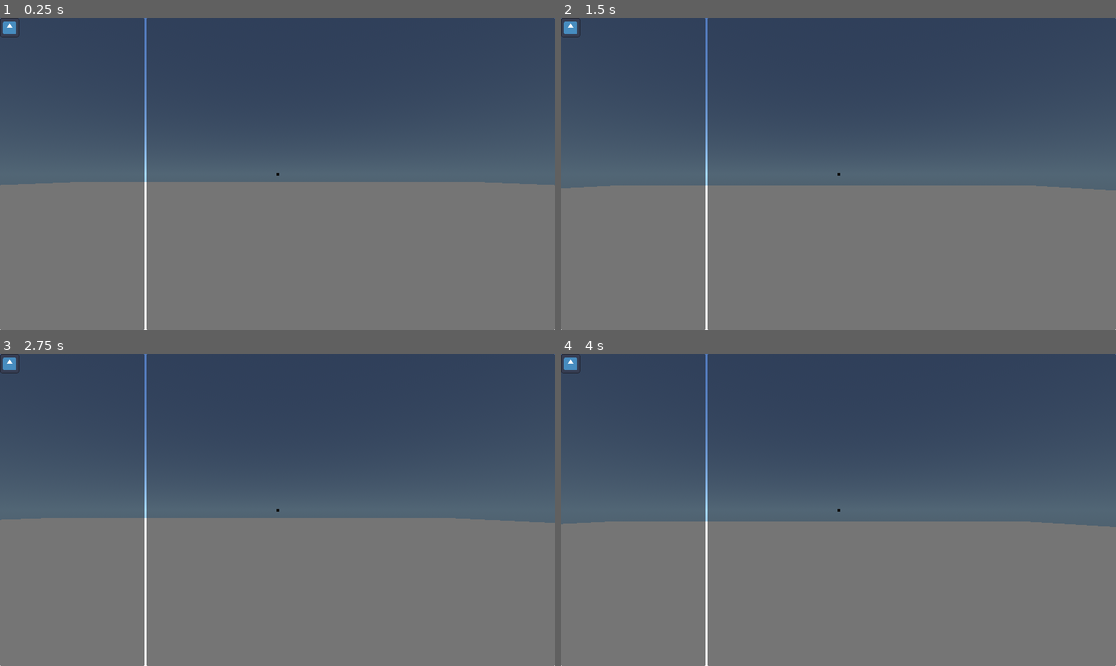
Above: before the commit, frames 1-4 (two rows, left to right).
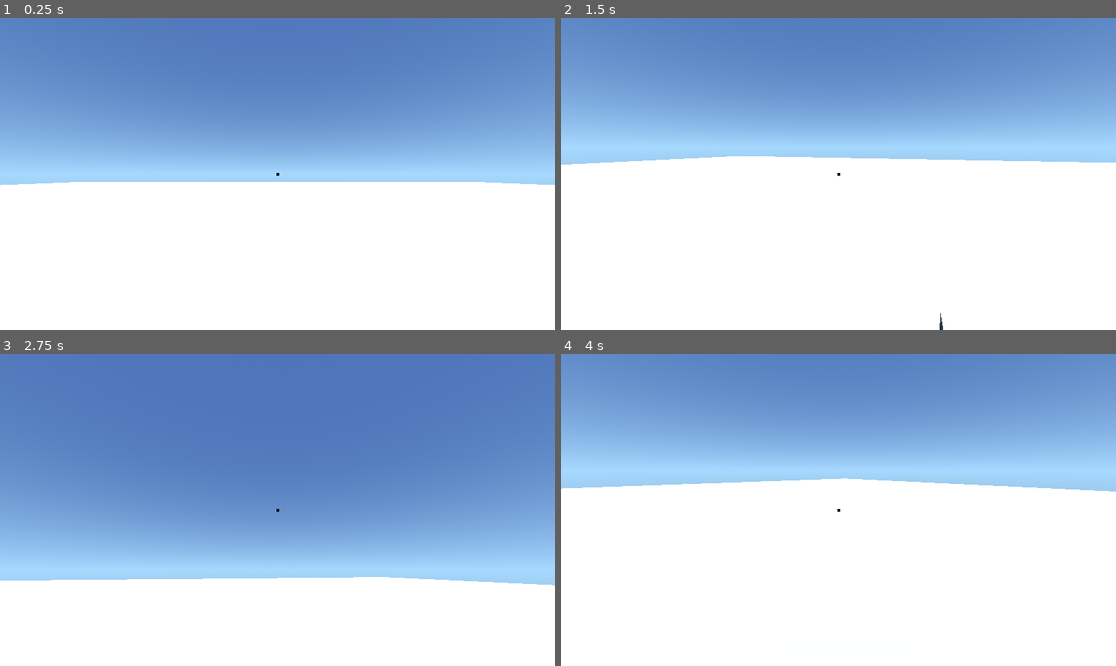
Above: after the commit, the same moments.

Repository: gb2dev/CraftMoon
Game: Godot game, scene res://world.tscn
Two runs of this game, one before a commit and one after it. Both use one fixed random seed, a clock stepped at 60 frames per second and the inputs below. The engine's default icon, where the game draws it, is replaced by a stand-in: a white triangle on a blue panel in a dark square.
Inputs (mouse positions are in pixels of both pictures, inside the frame that each line leads up to):
- Up to frame 1 (0.25 s): no input
- Up to frame 2 (1.5 s): tap Enter (ui_accept) at 0.5 s; move the mouse to (960, 158) at 0.52 s; hold D (move_right) 0.53-1.25 s; tap 1 (1) at 0.6 s; click (960, 158) at 0.67 s; tap Space (jump) at 0.77 s; tap 2 (2) at 0.8 s; drag from (727, 189) to (810, 236) at 1.27 s
- Up to frame 3 (2.75 s): tap Enter (ui_accept) at 2 s; move the mouse to (333, 441) at 2.02 s; hold D (move_right) from 2.03 s (still down); tap 3 (3) at 2.1 s; click (333, 441) at 2.3 s
- Up to frame 4 (4 s): release D (move_right) at 2.75 s; tap Enter (ui_accept) at 2.75, 3.5 s; drag from (810, 572) to (672, 463) at 2.77 s; move the mouse to (1005, 556) at 3.52 s; hold A (move_left) from 3.53 s (still down); tap E (object_properties, bound only before the commit) at 3.6 s; click (1005, 556) at 3.67 s; tap Space (jump) at 3.77 s; right-click (1005, 556) at 3.8 s

The runs differ from the first frame. In frame 1, 100% of the frame differs, in the area x 0-100%, y 0-100%; in frame 2, 100%; in frame 3, 100%; in frame 4, 100%.

Commit message:
Audio Gadget (WIP)

Diff:
--- a/editor.gd
+++ b/editor.gd
@@ -28,8 +28,12 @@
 
 # Called every frame. 'delta' is the elapsed time since the previous frame.
 func _process(_delta: float) -> void:
-	if Input.is_action_just_pressed("object_properties"):
-		object_properties.open(get_collider())
+	if Input.is_action_just_pressed("properties"):
+		for control: Control in get_tree().get_nodes_in_group("UI"):
+			if control.visible:
+				return
+
+		object_properties.toggle(get_collider())
 
 
 	# Object Builder Toggle
--- /dev/null
+++ b/gadget_properties.gd
@@ -0,0 +1,67 @@
+class_name GadgetProperties
+extends Panel
+
+
+const SOUND_SELECT = preload("res://sound_select.tscn")
+
+@onready var vbox := $VBoxContainer as VBoxContainer
+
+
+# Called when the node enters the scene tree for the first time.
+func _ready() -> void:
+	pass # Replace with function body.
+
+
+# Called every frame. 'delta' is the elapsed time since the previous frame.
+func _process(delta: float) -> void:
+	pass
+
+
+func open(type: StringName, gadget: Gadget) -> void:
+	for n: Node in vbox.get_children():
+		n.queue_free()
+
+	visible = true
+
+	var label := Label.new()
+	label.text = tr(type)
+	vbox.add_child(label)
+
+	match type:
+		&"AudioGadget":
+			const selected_sound_prefix = "Selected sound: "
+
+			var select_sound_label := Label.new()
+			select_sound_label.autowrap_mode = TextServer.AUTOWRAP_ARBITRARY
+			select_sound_label.text = selected_sound_prefix + gadget.get_meta(&"Sound", "None")
+			vbox.add_child(select_sound_label)
+
+			var file_dialog := FileDialog.new()
+			file_dialog.use_native_dialog = true
+			file_dialog.access = FileDialog.ACCESS_FILESYSTEM
+			file_dialog.file_mode = FileDialog.FILE_MODE_OPEN_FILE
+			file_dialog.set_filters(["*.ogg ; OGG Vorbis Sounds"])
+			file_dialog.file_selected.connect(func(path: String) -> void:
+				gadget.change_property(&"Sound", path)
+				select_sound_label.text = selected_sound_prefix + path
+				gadget.set_meta(&"Sound", path)
+			)
+			vbox.add_child(file_dialog)
+
+			var custom_button := Button.new()
+			custom_button.text = "Select Custom Sound"
+			custom_button.pressed.connect(file_dialog.popup)
+			vbox.add_child(custom_button)
+
+			var sound_select_instance := SOUND_SELECT.instantiate() as SoundSelect
+			sound_select_instance.select_sound.connect(func(sound: String) -> void:
+				gadget.change_property(&"Sound", "res://sounds/" + sound + ".wav")
+				select_sound_label.text = selected_sound_prefix + sound
+				gadget.set_meta(&"Sound", sound)
+			)
+			vbox.add_child(sound_select_instance)
+
+			var library_button := Button.new()
+			library_button.text = "Select Library Sound"
+			library_button.pressed.connect(sound_select_instance.show)
+			vbox.add_child(library_button)
--- /dev/null
+++ b/gadgets/audio_gadget.tscn
@@ -0,0 +1,57 @@
+[gd_scene load_steps=4 format=3 uid="uid://dcrs0quwcw1is"]
+
+[ext_resource type="PackedScene" uid="uid://gwjjy0frd8kj" path="res://gadgets/gadget.tscn" id="1_6ljti"]
+
+[sub_resource type="GDScript" id="GDScript_ngmur"]
+script/source = "extends Gadget
+
+
+@onready var audio_player := $AudioStreamPlayer as AudioStreamPlayer
+
+
+func _ready() -> void:
+	audio_player.finished.connect(func() -> void:
+		if is_instance_valid(gadget_connected_to_output):
+			gadget_connected_to_output.execute_once()
+	)
+
+
+func execute_once() -> void:
+	audio_player.play()
+
+
+func execute_continuous() -> void:
+	pass
+
+
+func change_property(property: StringName, value: Variant) -> void:
+	match property:
+		&\"Sound\":
+			if value.begins_with(\"res://\"):
+				audio_player.stream = load(value)
+			else:
+				audio_player.stream = AudioStreamOggVorbis.load_from_file(value)
+
+
+func _on_area_3d_body_entered(body: Node3D) -> void:
+	if input_data == null:
+		audio_player.play()
+"
+
+[sub_resource type="SphereShape3D" id="SphereShape3D_f3qo2"]
+radius = 2.0
+
+[node name="AudioGadget" instance=ExtResource("1_6ljti")]
+script = SubResource("GDScript_ngmur")
+
+[node name="AudioStreamPlayer" type="AudioStreamPlayer" parent="." index="3"]
+
+[node name="Area3D" type="Area3D" parent="3D" index="0"]
+collision_layer = 0
+collision_mask = 2
+monitorable = false
+
+[node name="CollisionShape3D" type="CollisionShape3D" parent="3D/Area3D" index="0"]
+shape = SubResource("SphereShape3D_f3qo2")
+
+[connection signal="body_entered" from="3D/Area3D" to="." method="_on_area_3d_body_entered"]
--- /dev/null
+++ b/gadgets/gadget.gd
@@ -0,0 +1,99 @@
+class_name Gadget
+extends Control
+
+
+signal open_properties
+
+@onready var output := $Output as Line2D
+@onready var output_control := $OutputControl as Control
+@onready var node_3d := $"3D"
+
+var input_data: Variant
+var just_dragged_output := false
+var gadget_connected_to_output: Gadget:
+	set(value):
+		if is_instance_valid(gadget_connected_to_output) and value == null:
+			gadget_connected_to_output.input_data = null
+		gadget_connected_to_output = value
+
+
+# Called when the node enters the scene tree for the first time.
+func _ready() -> void:
+	execute_once()
+
+
+# Called every frame. 'delta' is the elapsed time since the previous frame.
+func _process(delta: float) -> void:
+	if is_in_group("Dragging"):
+		# Dragging Gadget
+		position = get_global_mouse_position() - size / 2
+	else:
+		if output.is_in_group("Dragging"):
+			# Dragging Output
+			var mouse_pos := get_local_mouse_position()
+			output.points[2] = mouse_pos
+			output_control.position = mouse_pos - output_control.size / 2
+
+			gadget_connected_to_output = null
+
+			for input: Control in get_tree().get_nodes_in_group("Input"):
+				if get_global_mouse_position().distance_squared_to(input.global_position) < 500:
+					output.points[2] = output.to_local(input.global_position + Vector2(0, input.size.y / 2))
+					output_control.position = output.to_local(input.global_position - output_control.size / 2)
+					gadget_connected_to_output = input.get_parent()
+					break
+
+			if Input.is_action_just_pressed("action") and not just_dragged_output:
+				if gadget_connected_to_output:
+					gadget_connected_to_output.input_data = false
+				output.remove_from_group("Dragging")
+			elif Input.is_action_just_pressed("ui_cancel"):
+				output.remove_from_group("Dragging")
+
+			just_dragged_output = false
+
+
+func _notification(what: int) -> void:
+	if (what == NOTIFICATION_PREDELETE):
+		node_3d.queue_free()
+		if is_instance_valid(gadget_connected_to_output):
+			gadget_connected_to_output.input_data = null
+
+
+func _on_gui_input(event: InputEvent) -> void:
+	if event is InputEventScreenTouch and event.is_pressed():
+		if not get_tree().get_first_node_in_group("Dragging"):
+			# Drag Gadget
+			var scene := get_tree().current_scene
+			get_parent().remove_child(self)
+			scene.add_child(self)
+			add_to_group("Dragging")
+			mouse_filter = Control.MOUSE_FILTER_IGNORE
+			accept_event()
+
+	if event is InputEventMouseButton and event.is_pressed() and event.button_index == 2:
+		open_properties.emit()
+
+
+func _on_output_control_gui_input(event: InputEvent) -> void:
+	if event is InputEventScreenTouch and event.is_pressed():
+		if not get_tree().get_first_node_in_group("Dragging"):
+			output.add_to_group("Dragging")
+			just_dragged_output = true
+
+
+func attach_to_object(o: PhysicsBody3D) -> void:
+	remove_child(node_3d)
+	o.add_child(node_3d)
+
+
+func execute_once() -> void:
+	pass
+
+
+func execute_continous() -> void:
+	pass
+
+
+func change_property(property: StringName, value: Variant) -> void:
+	pass
--- /dev/null
+++ b/gadgets/gadget.tscn
@@ -0,0 +1,39 @@
+[gd_scene load_steps=3 format=3 uid="uid://gwjjy0frd8kj"]
+
+[ext_resource type="Script" path="res://gadgets/gadget.gd" id="1_5ebnv"]
+[ext_resource type="Texture2D" uid="uid://dmcdr7vwsln8l" path="res://icon.svg" id="2_wx2yp"]
+
+[node name="Gadget" type="TextureRect" groups=["Dragging"]]
+offset_right = 128.0
+offset_bottom = 128.0
+mouse_filter = 2
+texture = ExtResource("2_wx2yp")
+script = ExtResource("1_5ebnv")
+
+[node name="Input" type="ColorRect" parent="." groups=["Input"]]
+layout_mode = 1
+anchors_preset = 4
+anchor_top = 0.5
+anchor_bottom = 0.5
+offset_top = -5.0
+offset_right = 5.0
+offset_bottom = 4.99998
+grow_vertical = 2
+color = Color(0.16, 0.16, 0.8, 1)
+
+[node name="Output" type="Line2D" parent="."]
+z_index = 1
+points = PackedVector2Array(128, 64, 136, 64, 136, 64)
+default_color = Color(0.8, 0.16, 0.16, 1)
+
+[node name="OutputControl" type="Control" parent="."]
+anchors_preset = 0
+offset_left = 128.0
+offset_top = 56.0
+offset_right = 144.0
+offset_bottom = 72.0
+
+[node name="3D" type="Node3D" parent="."]
+
+[connection signal="gui_input" from="." to="." method="_on_gui_input"]
+[connection signal="gui_input" from="OutputControl" to="." method="_on_output_control_gui_input"]
--- /dev/null
+++ b/gadgets_panel.gd
@@ -0,0 +1,19 @@
+extends Panel
+
+
+# Called when the node enters the scene tree for the first time.
+func _ready() -> void:
+	pass # Replace with function body.
+
+
+# Called every frame. 'delta' is the elapsed time since the previous frame.
+func _process(delta: float) -> void:
+	pass
+
+
+func _on_gui_input(event: InputEvent) -> void:
+	if event is InputEventScreenTouch and event.is_pressed():
+		var gadget := get_tree().get_first_node_in_group("Dragging") as Gadget
+		if gadget:
+			# Delete Gadget
+			gadget.queue_free()
--- /dev/null
+++ b/item.gd
@@ -0,0 +1,29 @@
+extends TextureRect
+
+
+@onready var object_properties := %"Object Properties" as ObjectProperties
+@onready var gadget_properties := %"Gadget Properties" as GadgetProperties
+@onready var gadgets := %"Gadgets"
+@export var item: PackedScene
+
+
+# Called when the node enters the scene tree for the first time.
+func _ready() -> void:
+	pass # Replace with function body.
+
+
+# Called every frame. 'delta' is the elapsed time since the previous frame.
+func _process(delta: float) -> void:
+	pass
+
+
+func _on_gui_input(event: InputEvent) -> void:
+	if event is InputEventScreenTouch and event.is_pressed():
+		if not get_tree().get_first_node_in_group("Dragging"):
+			# Create new Gadget
+			var gadget := item.instantiate() as Gadget
+			get_tree().current_scene.add_child(gadget)
+			gadget.attach_to_object(object_properties.object)
+			gadget.open_properties.connect(gadget_properties.open.bind(gadget.name, gadget))
+			gadget.open_properties.connect(gadgets.hide)
+			accept_event()
--- /dev/null
+++ b/item.tscn
@@ -0,0 +1,12 @@
+[gd_scene load_steps=3 format=3 uid="uid://crqxykfy7df4q"]
+
+[ext_resource type="Texture2D" uid="uid://dmcdr7vwsln8l" path="res://icon.svg" id="1_wumni"]
+[ext_resource type="Script" path="res://item.gd" id="2_xj85w"]
+
+[node name="Item" type="TextureRect"]
+custom_minimum_size = Vector2(64, 64)
+texture = ExtResource("1_wumni")
+expand_mode = 1
+script = ExtResource("2_xj85w")
+
+[connection signal="gui_input" from="." to="." method="_on_gui_input"]
--- /dev/null
+++ b/logic_panel.gd
@@ -0,0 +1,25 @@
+extends Panel
+
+
+# Called when the node enters the scene tree for the first time.
+func _ready() -> void:
+	pass # Replace with function body.
+
+
+# Called every frame. 'delta' is the elapsed time since the previous frame.
+func _process(delta: float) -> void:
+	pass
+
+
+func _on_gui_input(event: InputEvent) -> void:
+	if event is InputEventScreenTouch and event.is_pressed():
+		var gadget := get_tree().get_first_node_in_group("Dragging") as Gadget
+		if gadget:
+			# Place Gadget
+			gadget.get_parent().remove_child(gadget)
+			add_child(gadget)
+			gadget.remove_from_group("Dragging")
+			gadget.position = get_local_mouse_position() - gadget.size / 2
+			gadget.position = gadget.position.clamp(Vector2.ZERO, size - gadget.size)
+			#gadget.position = gadget.position.snapped(Vector2(128, 128))
+			gadget.mouse_filter = Control.MOUSE_FILTER_STOP
--- a/object_properties.gd
+++ b/object_properties.gd
@@ -1,24 +1,33 @@
 class_name ObjectProperties
 extends Control
+
+
+@onready var gadgets := %"Gadgets"
+@onready var gadget_properties := %"Gadget Properties" as GadgetProperties
+
+var object: PhysicsBody3D
 
 
 # Called when the node enters the scene tree for the first time.
 func _ready() -> void:
 	pass # Replace with function body.
-	await get_tree().process_frame
-	DisplayServer.mouse_set_mode(DisplayServer.MOUSE_MODE_VISIBLE)
 
 
 # Called every frame. 'delta' is the elapsed time since the previous frame.
 func _process(delta: float) -> void:
-	pass
+	if visible and Input.is_action_just_pressed("ui_cancel") and not get_tree().get_first_node_in_group("Dragging"):
+		if gadget_properties.visible:
+			gadget_properties.visible = false
+			gadgets.visible = true
+		else:
+			toggle(object)
 
 
-func open(object: PhysicsBody3D):
-	if object:
+func toggle(o: PhysicsBody3D):
+	if o:
 		visible = not visible
 		if visible:
 			DisplayServer.mouse_set_mode(DisplayServer.MOUSE_MODE_VISIBLE)
 		else:
 			DisplayServer.mouse_set_mode(DisplayServer.MOUSE_MODE_CAPTURED)
-		print(object.name)
+		object = o
--- a/player.gd
+++ b/player.gd
@@ -1,3 +1,4 @@
+class_name Player
 extends CharacterBody3D
 
 
--- a/player.tscn
+++ b/player.tscn
@@ -1,9 +1,13 @@
-[gd_scene load_steps=9 format=3 uid="uid://dw6jfbejcfr0i"]
+[gd_scene load_steps=13 format=3 uid="uid://dw6jfbejcfr0i"]
 
 [ext_resource type="Script" path="res://player.gd" id="1_4qesr"]
 [ext_resource type="Script" path="res://editor.gd" id="2_346j3"]
 [ext_resource type="Script" path="res://object_properties.gd" id="3_tt4lx"]
-[ext_resource type="Texture2D" uid="uid://dmcdr7vwsln8l" path="res://icon.svg" id="4_wkoap"]
+[ext_resource type="PackedScene" uid="uid://crqxykfy7df4q" path="res://item.tscn" id="4_4ckle"]
+[ext_resource type="Script" path="res://gadgets_panel.gd" id="4_ypwlc"]
+[ext_resource type="PackedScene" uid="uid://dcrs0quwcw1is" path="res://gadgets/audio_gadget.tscn" id="6_alnoj"]
+[ext_resource type="Script" path="res://logic_panel.gd" id="6_gu4mb"]
+[ext_resource type="Script" path="res://gadget_properties.gd" id="8_saenl"]
 
 [sub_resource type="BoxShape3D" id="BoxShape3D_1njnr"]
 size = Vector3(1, 2, 1)
@@ -23,7 +27,7 @@
 emission = Color(0, 0.733333, 0.733333, 1)
 
 [node name="Player" type="CharacterBody3D"]
-collision_layer = 0
+collision_layer = 2
 script = ExtResource("1_4qesr")
 
 [node name="CollisionShape3D" type="CollisionShape3D" parent="."]
@@ -60,8 +64,9 @@
 mesh = SubResource("SphereMesh_i3lu0")
 surface_material_override/0 = SubResource("StandardMaterial3D_ytf4n")
 
-[node name="Object Properties" type="HBoxContainer" parent="."]
+[node name="Object Properties" type="HBoxContainer" parent="." groups=["UI"]]
 unique_name_in_owner = true
+visible = false
 anchors_preset = 15
 anchor_right = 1.0
 anchor_bottom = 1.0
@@ -70,20 +75,50 @@
 script = ExtResource("3_tt4lx")
 
 [node name="Gadgets" type="Panel" parent="Object Properties"]
-custom_minimum_size = Vector2(300, 0)
+unique_name_in_owner = true
+custom_minimum_size = Vector2(288, 0)
 layout_mode = 2
-mouse_filter = 1
+script = ExtResource("4_ypwlc")
 
-[node name="GadgetItemSelect" type="TextureRect" parent="Object Properties/Gadgets"]
-layout_mode = 0
-offset_right = 40.0
-offset_bottom = 40.0
-size_flags_horizontal = 0
-size_flags_vertical = 0
-texture = ExtResource("4_wkoap")
-expand_mode = 1
+[node name="MarginContainer" type="MarginContainer" parent="Object Properties/Gadgets"]
+layout_mode = 1
+anchors_preset = 15
+anchor_right = 1.0
+anchor_bottom = 1.0
+grow_horizontal = 2
+grow_vertical = 2
+theme_override_constants/margin_left = 10
+theme_override_constants/margin_top = 10
+theme_override_constants/margin_right = 10
+theme_override_constants/margin_bottom = 10
+
+[node name="GridContainer" type="GridContainer" parent="Object Properties/Gadgets/MarginContainer"]
+layout_mode = 2
+columns = 4
+
+[node name="AudioGadgetItem" parent="Object Properties/Gadgets/MarginContainer/GridContainer" instance=ExtResource("4_4ckle")]
+layout_mode = 2
+item = ExtResource("6_alnoj")
+
+[node name="Gadget Properties" type="Panel" parent="Object Properties"]
+unique_name_in_owner = true
+visible = false
+custom_minimum_size = Vector2(288, 0)
+layout_mode = 2
+script = ExtResource("8_saenl")
+
+[node name="VBoxContainer" type="VBoxContainer" parent="Object Properties/Gadget Properties"]
+layout_mode = 1
+anchors_preset = 15
+anchor_right = 1.0
+anchor_bottom = 1.0
+grow_horizontal = 2
+grow_vertical = 2
 
 [node name="Logic" type="Panel" parent="Object Properties"]
 layout_mode = 2
 size_flags_horizontal = 3
-mouse_filter = 1
+script = ExtResource("6_gu4mb")
+
+[connection signal="gui_input" from="Object Properties/Gadgets" to="Object Properties/Gadgets" method="_on_gui_input"]
+[connection signal="gui_input" from="Object Properties/Logic" to="Object Properties/Logic" method="_on_gui_input"]
--- a/project.godot
+++ b/project.godot
@@ -101,9 +101,9 @@
 "events": [Object(InputEventKey,"resource_local_to_scene":false,"resource_name":"","device":-1,"window_id":0,"alt_pressed":false,"shift_pressed":false,"ctrl_pressed":false,"meta_pressed":false,"pressed":false,"keycode":0,"physical_keycode":81,"key_label":0,"unicode":113,"echo":false,"script":null)
 ]
 }
-object_properties={
+properties={
 "deadzone": 0.5,
-"events": [Object(InputEventKey,"resource_local_to_scene":false,"resource_name":"","device":-1,"window_id":0,"alt_pressed":false,"shift_pressed":false,"ctrl_pressed":false,"meta_pressed":false,"pressed":false,"keycode":0,"physical_keycode":69,"key_label":0,"unicode":101,"echo":false,"script":null)
+"events": [Object(InputEventMouseButton,"resource_local_to_scene":false,"resource_name":"","device":-1,"window_id":0,"alt_pressed":false,"shift_pressed":false,"ctrl_pressed":false,"meta_pressed":false,"button_mask":2,"position":Vector2(93, 24),"global_position":Vector2(97, 65),"factor":1.0,"button_index":2,"canceled":false,"pressed":true,"double_click":false,"script":null)
 ]
 }
 
--- /dev/null
+++ b/sound_select.gd
@@ -0,0 +1,23 @@
+class_name SoundSelect
+extends Window
+
+
+signal select_sound(sound: String)
+
+@onready var sounds := $GridContainer/Sounds as VBoxContainer
+
+
+# Called when the node enters the scene tree for the first time.
+func _ready() -> void:
+	close_requested.connect(hide)
+
+	for sound: Button in sounds.get_children():
+		sound.pressed.connect(func() -> void:
+			select_sound.emit(sound.name)
+			hide()
+		)
+
+
+# Called every frame. 'delta' is the elapsed time since the previous frame.
+func _process(delta: float) -> void:
+	pass
--- /dev/null
+++ b/sound_select.tscn
@@ -0,0 +1,41 @@
+[gd_scene load_steps=2 format=3 uid="uid://cbbqxuvepskn0"]
+
+[ext_resource type="Script" path="res://sound_select.gd" id="1_mp8fl"]
+
+[node name="Sound Select" type="Window"]
+title = "Select Sound"
+initial_position = 2
+size = Vector2i(720, 480)
+visible = false
+transient = true
+exclusive = true
+script = ExtResource("1_mp8fl")
+
+[node name="GridContainer" type="GridContainer" parent="."]
+offset_left = 8.0
+offset_top = 8.0
+offset_right = 712.0
+offset_bottom = 431.0
+columns = 2
+
+[node name="CategoryLabel" type="Label" parent="GridContainer"]
+layout_mode = 2
+size_flags_horizontal = 3
+text = "Category"
+horizontal_alignment = 1
+
+[node name="SoundLabel" type="Label" parent="GridContainer"]
+layout_mode = 2
+size_flags_horizontal = 3
+text = "Sound"
+horizontal_alignment = 1
+
+[node name="Categories" type="VBoxContainer" parent="GridContainer"]
+layout_mode = 2
+
+[node name="Sounds" type="VBoxContainer" parent="GridContainer"]
+layout_mode = 2
+
+[node name="success" type="Button" parent="GridContainer/Sounds"]
+layout_mode = 2
+text = "Success"
--- a/world.tscn
+++ b/world.tscn
@@ -28,6 +28,10 @@
 [sub_resource type="BoxShape3D" id="BoxShape3D_ckddd"]
 size = Vector3(100, 1, 100)
 
+[sub_resource type="BoxMesh" id="BoxMesh_y0j51"]
+
+[sub_resource type="BoxShape3D" id="BoxShape3D_5pcox"]
+
 [node name="World" type="Node3D"]
 script = ExtResource("1_tjq4l")
 
@@ -48,4 +52,15 @@
 [node name="CollisionShape3D" type="CollisionShape3D" parent="Floor"]
 shape = SubResource("BoxShape3D_ckddd")
 
+[node name="Box" type="StaticBody3D" parent="."]
+transform = Transform3D(1, 0, 0, 0, 1, 0, 0, 0, 1, 4, 0.5, 0)
+
+[node name="MeshInstance3D" type="MeshInstance3D" parent="Box"]
+transform = Transform3D(1, 0, 0, 0, 1, 0, 0, 0, 1, 0, -0.01, 0)
+mesh = SubResource("BoxMesh_y0j51")
+surface_material_override/0 = SubResource("StandardMaterial3D_yx8r3")
+
+[node name="CollisionShape3D" type="CollisionShape3D" parent="Box"]
+shape = SubResource("BoxShape3D_5pcox")
+
 [node name="Player" parent="." instance=ExtResource("1_8ftwq")]
Not shown, added: sounds/success.wav.import
Not shown: 1 places in world.tscn that only renumber resources
Not shown, added: sounds/success.wav
